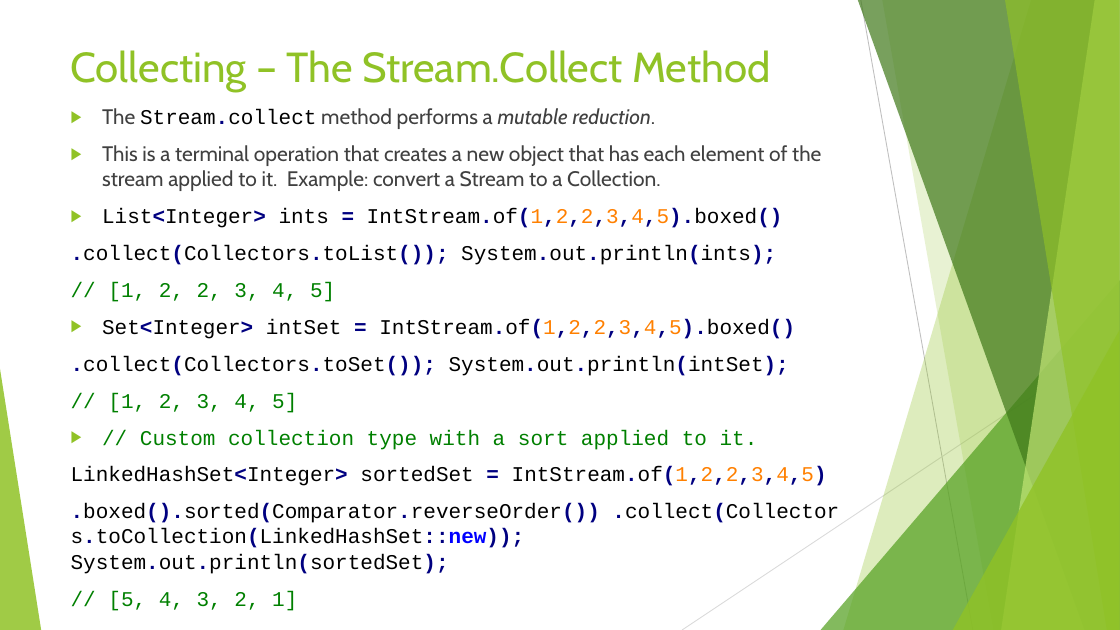
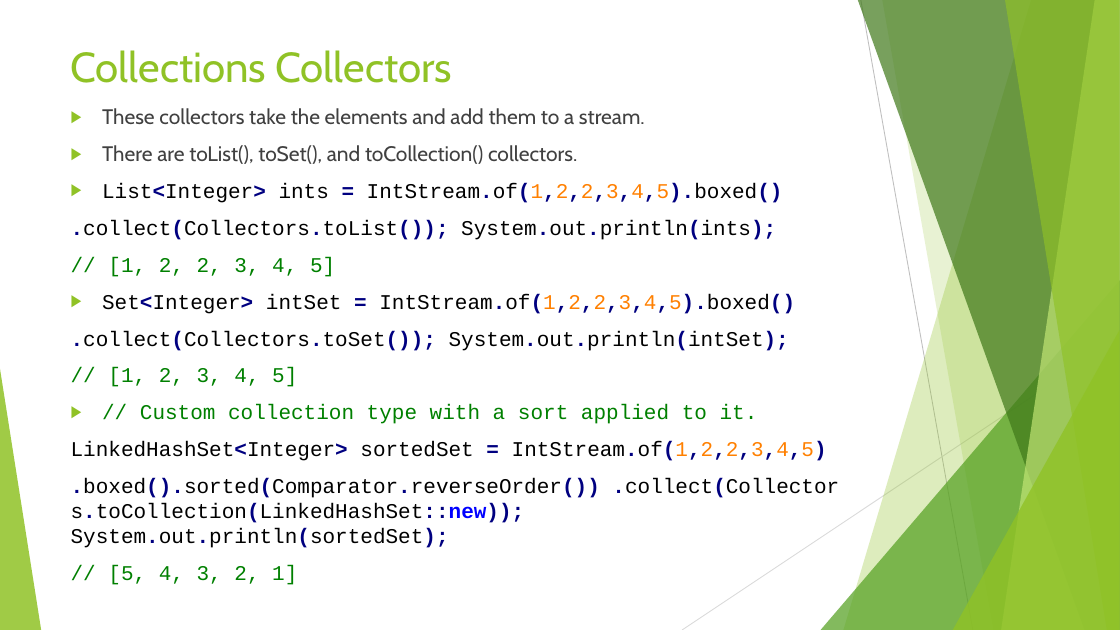
Before and after one commit to RichardRoda/2017-CodePaLOUsa-Lambda, a slide deck: slide 37 of Learning to Love the Lambda in the Stream.pptx (slide 33 before the commit). Drawn at 1120x630 pixels with LibreOffice and Linux fonts; fonts in the diff are those of the drawing. Boxes give left, top, right and bottom in pixels: in the first picture for what was removed or moved away, otherwise in the second. Text is boxed around its words. In the diff, an @@ line names an element or a change of style, - is before the commit and + after.

Commit message:
Better organize the stream slides by topic.  Add topic introduction slides. add reduction to terminal operations (how did that one get left out?!)

```diff
--- a/Learning to Love the Lambda in the Stream.pptx
+++ b/Learning to Love the Lambda in the Stream.pptx
@@ title at (71,50,452,83): text changed @@
-Collecting – The Stream.Collect Method
+Collections Collectors
@@ text at (102,108,645,164): text changed @@
-▶ The Stream.collect method performs a mutable reduction.
-▶ This is a terminal operation that creates a new object that has each element of the stream applied to it. Example: convert a Stream to a Collection.
+▶ These collectors take the elements and add them to a stream.
+▶ There are toList(), toSet(), and toCollection() collectors.
```
Also in this commit, not shown: 6 other slides changed, 4 slides added, 1 slide removed.
